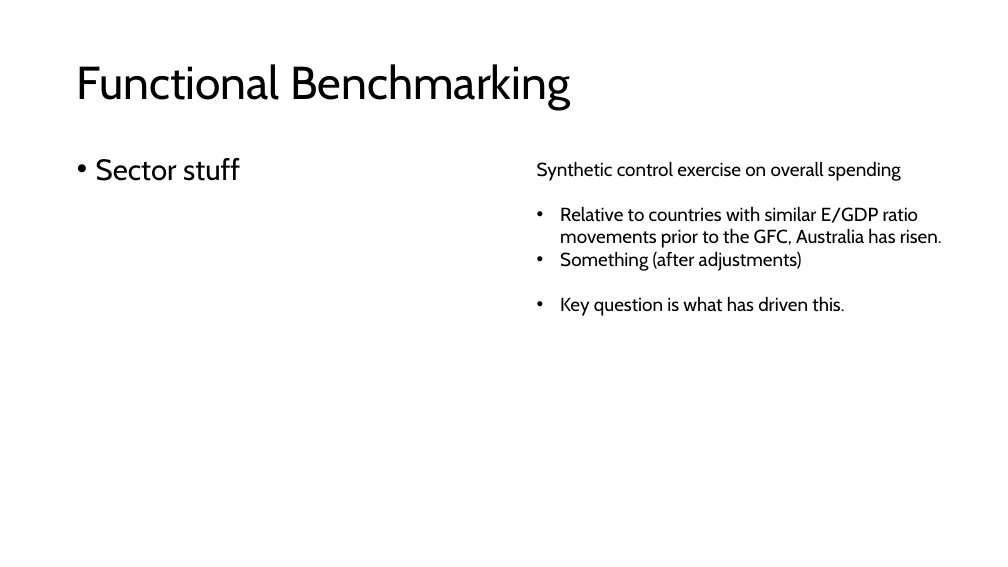
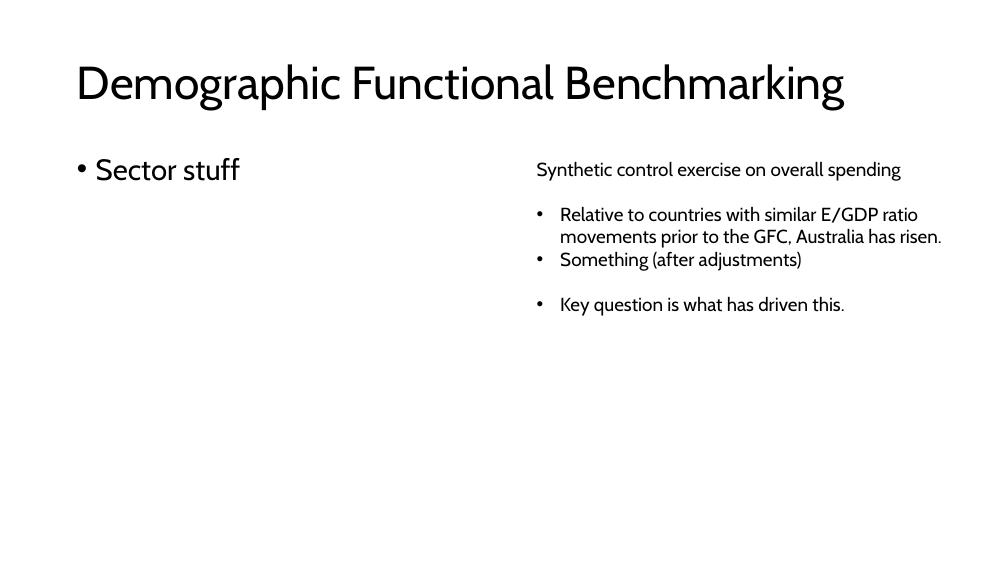
Before and after one commit to Zjub/TVHENZ, a slide deck: slide 15 of e61 Projects/Fiscal sustainability/OECD comparison/Initial external plans.pptx (slide 13 before the commit). Drawn at 1008x567 pixels with LibreOffice and Linux fonts; fonts in the diff are those of the drawing. Boxes give left, top, right and bottom in pixels: in the first picture for what was removed or moved away, otherwise in the second. Text is boxed around its words. In the diff, an @@ line names an element or a change of style, - is before the commit and + after.

```diff
--- a/e61 Projects/Fiscal sustainability/OECD comparison/Initial external plans.pptx
+++ b/e61 Projects/Fiscal sustainability/OECD comparison/Initial external plans.pptx
@@ title at bbox=[77, 64, 845, 110]: text changed @@
-Functional Benchmarking
+Demographic Functional Benchmarking
```
Also in this commit, not shown: 2 slides added, 3 other files.
